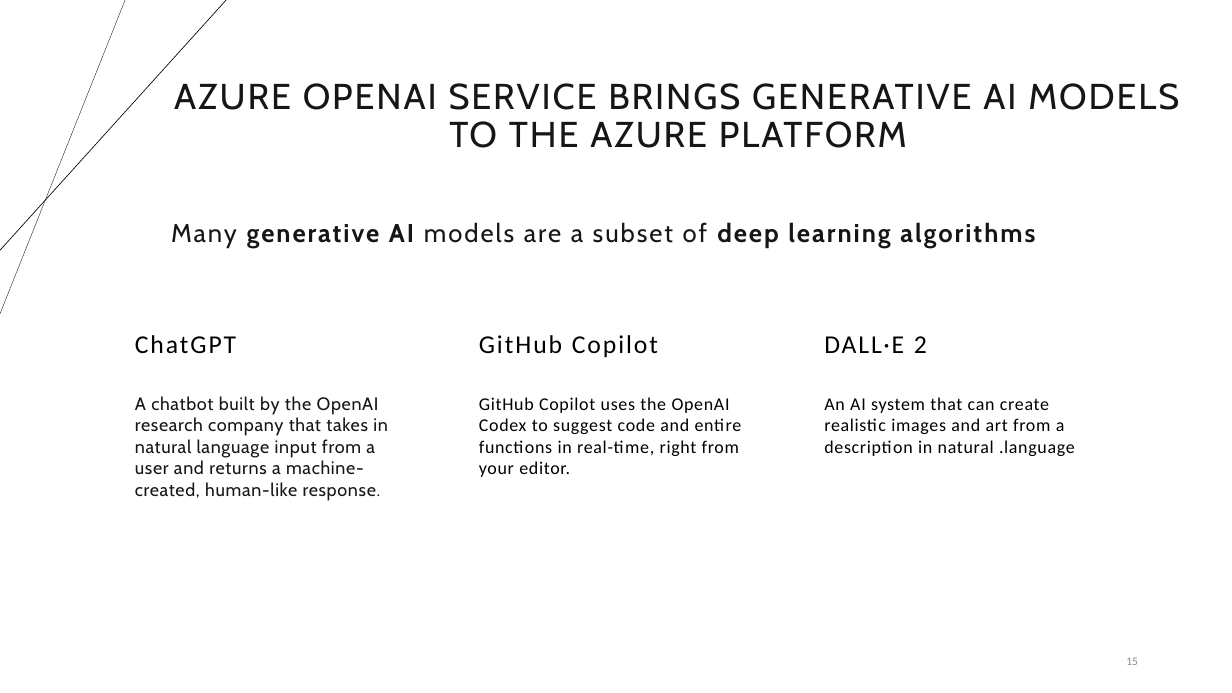
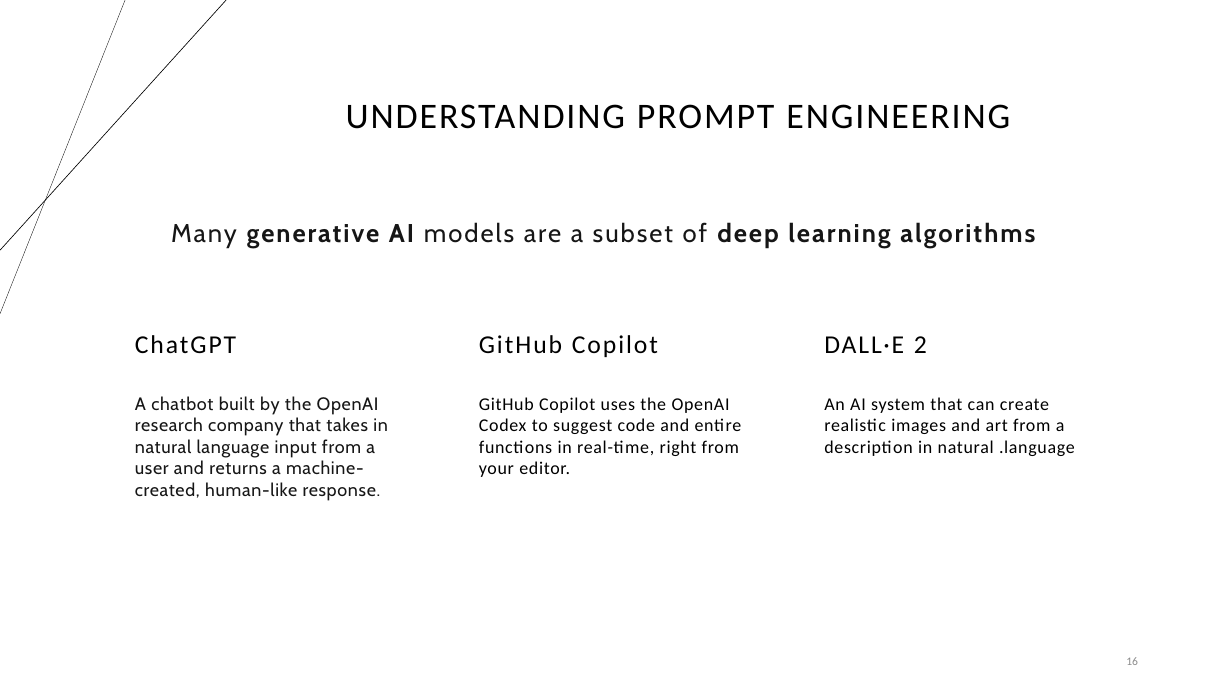
Before and after one commit to sujoy-saha/Develop-AI-solutions-with-Azure-AI, a slide deck: slide 16 of 6. Develop AI solutions with Azure OpenAI/Develop AI solutions with Azure OpenAI.pptx (slide 15 before the commit). Drawn at 1232x693 pixels with LibreOffice and Linux fonts; fonts in the diff are those of the drawing. Boxes give left, top, right and bottom in pixels: in the first picture for what was removed or moved away, otherwise in the second. Text is boxed around its words. In the diff, an @@ line names an element or a change of style, - is before the commit and + after.

```diff
--- a/6. Develop AI solutions with Azure OpenAI/Develop AI solutions with Azure OpenAI.pptx
+++ b/6. Develop AI solutions with Azure OpenAI/Develop AI solutions with Azure OpenAI.pptx
@@ title at (346, 104, 1010, 129): text changed; font Cabin to Calibri; text colour #161616 to #000000 @@
-AZURE OPENAI SERVICE BRINGS GENERATIVE AI MODELS TO THE AZURE PLATFORM
+UNDERSTANDING PROMPT ENGINEERING
@@ page number at (1126, 657, 1138, 665): text changed @@
-15
+16
```
Also in this commit, not shown: 7 other slides changed, 4 slides added, 4 slides removed, 2 other files.
